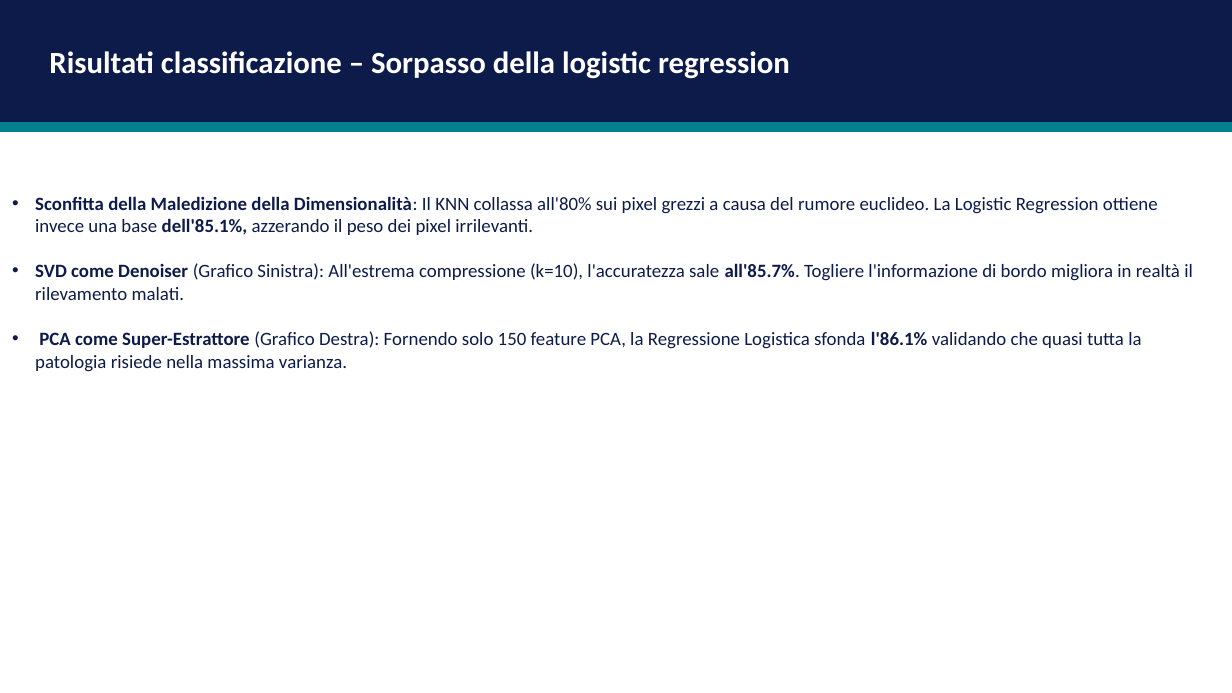
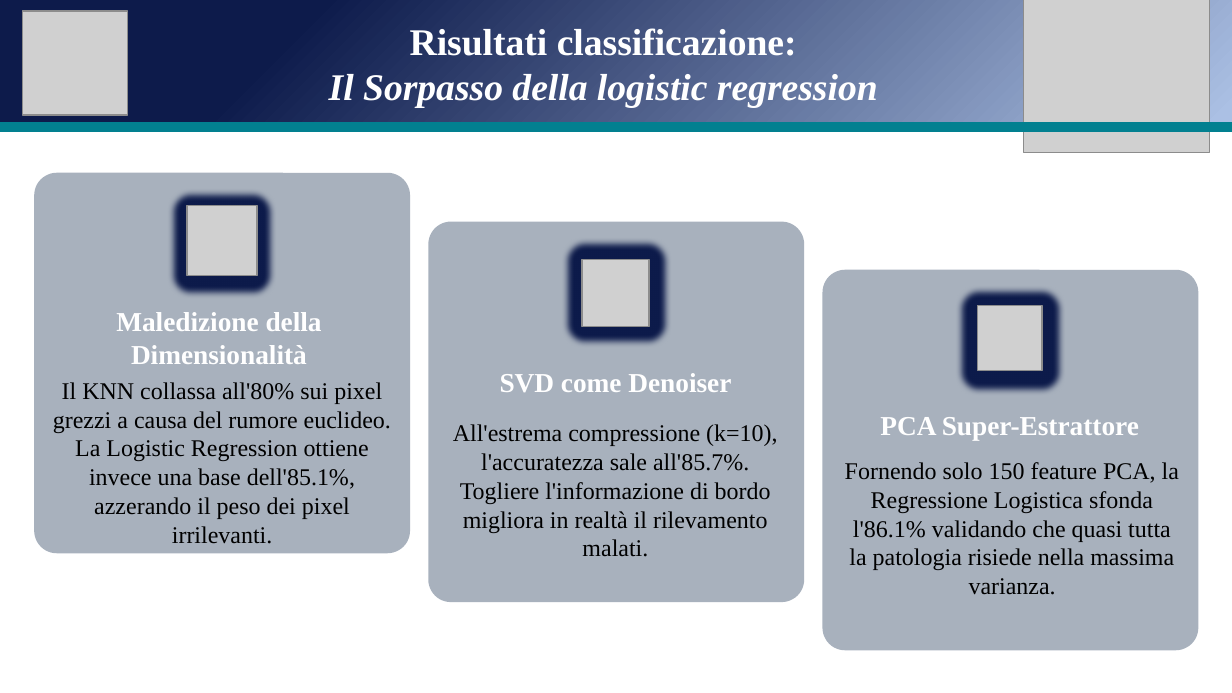
Before and after one commit to andreapatruno1/Image-Compression-and-Analysis, a slide deck: slide 16 of docs/SVD e PCA per l'analisi di immagini mediche.pptx. Drawn at 1232x693 pixels with LibreOffice and Linux fonts; fonts in the diff are those of the drawing; grey boxes stand for pictures. Boxes give left, top, right and bottom in pixels: in the first picture for what was removed or moved away, otherwise in the second. Text is boxed around its words. In the diff, an @@ line names an element or a change of style, - is before the commit and + after.

```diff
--- a/docs/SVD e PCA per l'analisi di immagini mediche.pptx
+++ b/docs/SVD e PCA per l'analisi di immagini mediche.pptx
@@ rectangle at [0,0,1232,123]: fill #0D1B4B to gradient #0D1B4B to #ABC0E4 to #C7D5ED; outline #0D1B4B 1 pt to none @@
@@ picture added at [22,11,127,115] @@
@@ text "Risultati classificazione:" at [329,28,878,108]: vertical alignment top to middle @@
@@ text at [329,28,878,108]: text changed; size 18 to 22 pt; font Calibri to Times New Roman; italic on @@
-Risultati classificazione – Sorpasso della logistic regression
+Risultati classificazione:
+Il Sorpasso della logistic regression
@@ picture added at [1024,0,1210,153] @@
@@ rectangle added at [0,123,1232,131], fill #028090, outline #028090 1 pt @@
@@ rounded rectangle added at [34,172,410,553], fill #64748B at 56% opacity @@
@@ text removed at [35,196,1193,372] @@
-• Sconfitta della Maledizione della Dimensionalità: Il KNN collassa all'80% sui pixel grezzi a causa del rumore euclideo. La Logistic Regression ottiene invece una base dell'85.1%, azzerando il peso dei pixel irrilevanti.
-• SVD come Denoiser (Grafico Sinistra): All'estrema compressione (k=10), l'accuratezza sale all'85.7%. Togliere l'informazione di bordo migliora in realtà il rilevamento malati.
-• PCA come Super-Estrattore (Grafico Destra): Fornendo solo 150 feature PCA, la Regressione Logistica sfonda l'86.1% validando che quasi tutta la patologia risiede nella massima varianza.
@@ rounded rectangle added at [168,188,277,298], fill #0D1B4B @@
@@ picture added at [187,206,257,276] @@
@@ rounded rectangle added at [429,222,804,602], fill #64748B at 56% opacity @@
@@ rounded rectangle added at [562,238,671,347], fill #0D1B4B @@
@@ picture added at [582,260,648,326] @@
@@ rounded rectangle added at [823,270,1199,650], fill #64748B at 56% opacity @@
@@ rounded rectangle added at [956,286,1066,395], fill #0D1B4B @@
@@ text added at [116,312,322,364], 16 pt, text #FFFFFF, bold @@
+Maledizione della Dimensionalità
@@ picture added at [977,306,1042,371] @@
@@ text added at [53,382,391,544], 14 pt, text #000000 @@
+Il KNN collassa all'80% sui pixel grezzi a causa del rumore euclideo. La Logistic Regression ottiene invece una base dell'85.1%, azzerando il peso dei pixel irrilevanti.
@@ text added at [500,373,731,392], 16 pt, text #FFFFFF, bold @@
+SVD come Denoiser
@@ text added at [880,417,1139,440], 16 pt, text #FFFFFF, bold @@
+PCA Super-Estrattore
@@ text added at [453,424,777,557], 14 pt, text #000000 @@
+All'estrema compressione (k=10), l'accuratezza sale all'85.7%. Togliere l'informazione di bordo migliora in realtà il rilevamento malati.
@@ text added at [845,462,1179,595], 14 pt, text #000000 @@
+Fornendo solo 150 feature PCA, la Regressione Logistica sfonda l'86.1% validando che quasi tutta la patologia risiede nella massima varianza.
```
Also in this commit, not shown: 16 other slides changed, 3 slides added, 3 slides removed, 33 other files.
